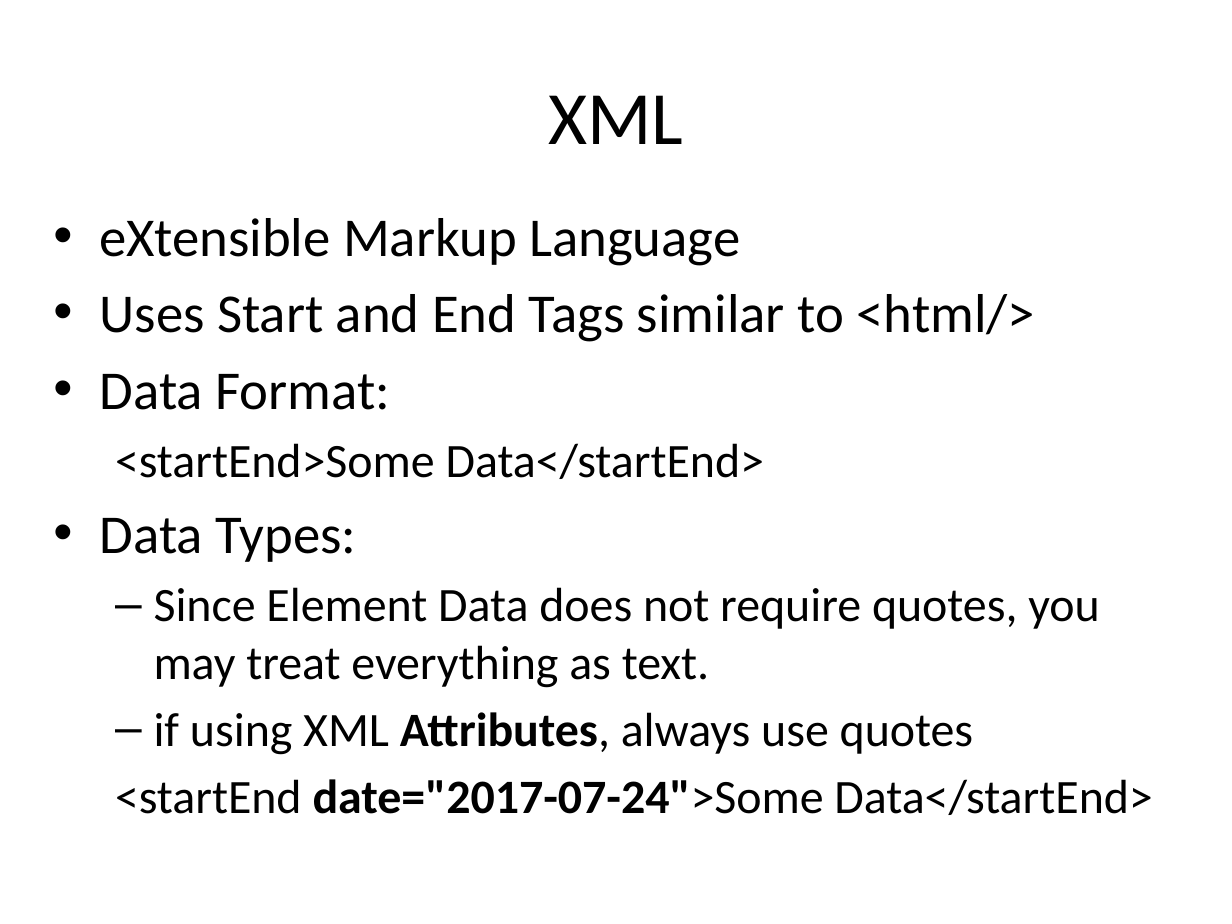
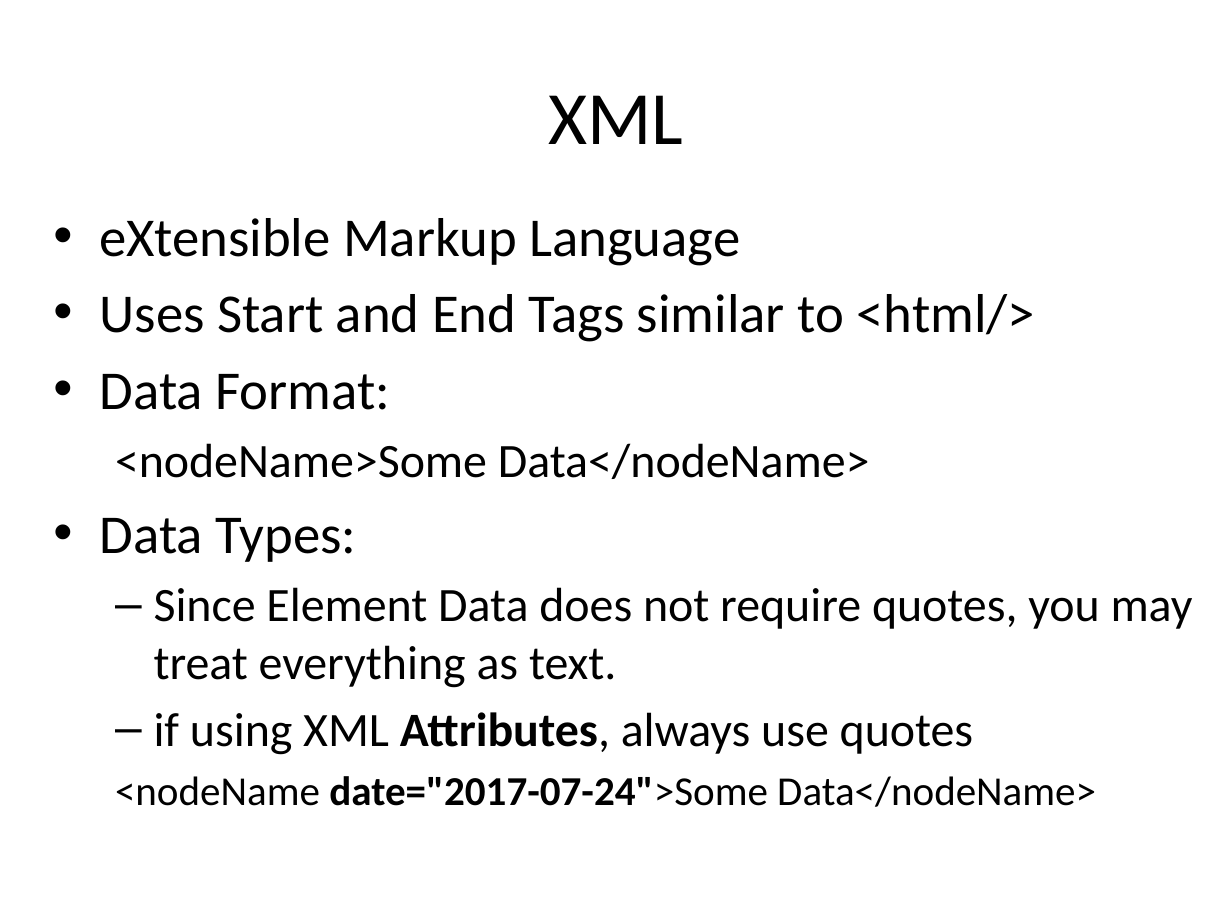
Before and after one commit to UUDeCART/NoSQL, a slide deck: slide 20 of NoSQL.pptx (slide 17 before the commit). Drawn at 1232x924 pixels with LibreOffice and Linux fonts; fonts in the diff are those of the drawing. Boxes give left, top, right and bottom in pixels: in the first picture for what was removed or moved away, otherwise in the second. Text is boxed around its words. In the diff, an @@ line names an element or a change of style, - is before the commit and + after.

```diff
--- a/NoSQL.pptx
+++ b/NoSQL.pptx
@@ text at [115,443,870,479]: text changed @@
-  <startEnd>Some Data</startEnd>
+  <nodeName>Some Data</nodeName>
@@ text at [115,776,1096,807]: text changed; size 28 to 24 pt @@
-  <startEnd date="2017-07-24">Some Data</startEnd>
+  <nodeName date="2017-07-24">Some Data</nodeName>
```
Also in this commit, not shown: 10 other slides changed, 4 slides added, 1 slide removed, 7 other files.
